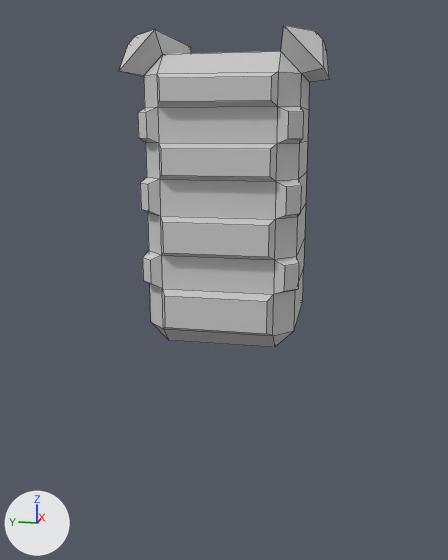
Before and after pictures for a commit that changed the FBX model Assets/Models/Korpus/Korpus_Kirys.FBX.
Camera for both pictures: a 50 mm camera at (-2.088, -0.392, 0.695) aimed at (-0.01, 0.024, 0.176). Arrows for +X, +Y and +Z are at lower left; the lights stay in place. Mesh edges are drawn as thin lines. Where no turn or scale is listed for an object, it has been applied to the vertices.

Script lines for the objects in view, before the commit:
```python
me_mesh = bpy.data.meshes.new('Mesh')
me_mesh.from_pydata(...)  # 128 vertices, 130 faces; spans x -0.271..0.24, y -0.305..0.305, z 0.0..0.975
me_mesh.materials.append(mat_08___default)  # light grey #cacaca
ob_korpus_kirys = bpy.data.objects.new('Korpus_Kirys', me_mesh)
ob_korpus_kirys.location = (0.0, 0.0, 0.0)
```
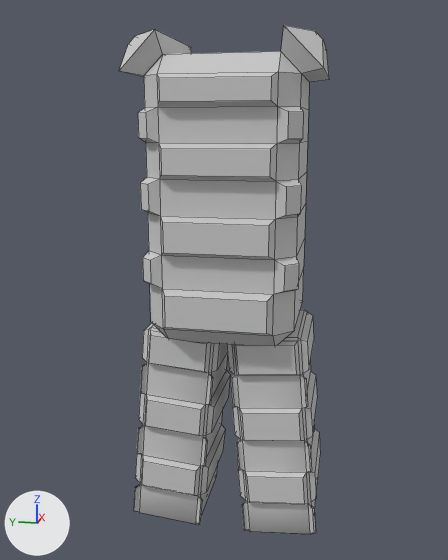
The change, as a list of edits to the scene's bpy script:
```text
Change me_mesh:
    used by ob_korpus_kirys; location = (0.0, 0.0, 0.0)
    remove me_mesh.from_pydata(...)  # 128 vertices, 130 faces; spans x -0.271..0.24, y -0.305..0.305, z 0.0..0.975
    add me_mesh.from_pydata(...)  # 376 vertices, 382 faces; spans x -0.271..0.24, y -0.333..0.33, z -0.71..0.975
    me_mesh part 1: a new loose piece of 124 vertices spanning x -0.187..0.168, y -0.333..-0.014, z -0.71..0.033, in mat_08___default (light grey #cacaca)
    me_mesh part 2: a new loose piece of 124 vertices spanning x -0.187..0.168, y 0.01..0.33, z -0.71..0.033, in mat_08___default (light grey #cacaca)
```

Pixel boxes (x1, y1, x2, y2) of what changed, in the pictures (448 x 560 px):
'Korpus_Kirys', reshaped (58% taller)
    before: (119, 25, 329, 347)
    after: (119, 25, 329, 535)
part 1 of me_mesh, added
    after: (227, 310, 320, 535)
part 2 of me_mesh, added
    after: (134, 323, 230, 525)
